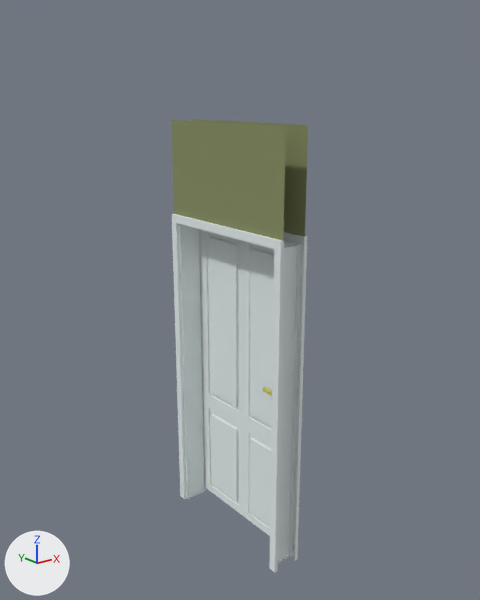
Renders of the Blender file Assets/Models/House/mod_Wand_mit_Tuer.blend from each side of a commit.
Both versions are drawn from a camera (50 mm lens) standing at (-2.3, -2.44, 2.72) and looking at (0.05, 0.51, 1.54). Lighting does not change. The marker at lower left points along +X, +Y and +Z.

Script lines for the objects in view, before the commit:
```python
me_fensterrahmen_003 = bpy.data.meshes.new('Fensterrahmen.003')
me_fensterrahmen_003.from_pydata(...)  # 68 vertices, 41 faces; spans x -0.09..0.11, y 0.0..2.56, z -1.0..0.0
me_fensterrahmen_003.polygons.foreach_set('use_smooth', [True] * 41)
# faces by material slot: [2, 29, 10]
me_fensterrahmen_003.materials.append(mat_material_005)  # green #8b9269
me_fensterrahmen_003.materials.append(mat_material_004)  # white #e4eeee
me_fensterrahmen_003.materials.append(mat_material_003)  # yellow #c7c158
# before: 4 (-0.07, 2.56, 0.0) at pixel (285, 126), 5 (-0.07, 2.56, -1.0) at pixel (171, 119), 6 (0.08, 2.56, -1.0) at pixel (192, 118), 7 (0.08, 2.56, 0.0) at pixel (308, 125)
me_fensterrahmen_004 = bpy.data.meshes.new('Fensterrahmen.004')
me_fensterrahmen_004.from_pydata(...)  # 418 vertices, 350 faces; spans x -0.03..0.03, y -1.02..0.9, z -0.01..0.94
me_fensterrahmen_004.polygons.foreach_set('use_smooth', [True] * 350)
# faces by material slot: [160, 190]
me_fensterrahmen_004.materials.append(mat_material_004)  # white #e4eeee
me_fensterrahmen_004.materials.append(mat_material_003)  # yellow #c7c158
ob_tuer = bpy.data.objects.new('Tuer', me_fensterrahmen_004)
ob_tuer.parent = ob_wand_mit_tuerrahmen
ob_tuer.matrix_parent_inverse = Matrix(((1.0, 0.0, 0.0, 0.0), (0.0, 0.0, 1.0, 0.0), (0.0, -1.0, 0.0, 0.0), (0.0, 0.0, 0.0, 1.0)))
ob_tuer.location = (0.1, 0.981, 1.048)
ob_tuer.rotation_euler = (1.571, 0.0, 0.0)  # degrees (90, 0, 0)
ob_wand_mit_tuerrahmen = bpy.data.objects.new('Wand_mit_Tuerrahmen', me_fensterrahmen_003)
ob_wand_mit_tuerrahmen.parent = ob_tuer_mit_wand
ob_wand_mit_tuerrahmen.matrix_parent_inverse = Matrix(((1.0, 0.0, 0.0, 0.0), (0.0, 0.0, 1.0, 0.0), (0.0, -1.0, 0.0, 0.0), (0.0, 0.0, 0.0, 1.0)))
ob_wand_mit_tuerrahmen.location = (0.0, 0.0, 0.0)
ob_wand_mit_tuerrahmen.rotation_euler = (1.571, 0.0, 0.0)  # degrees (90, 0, 0)
```
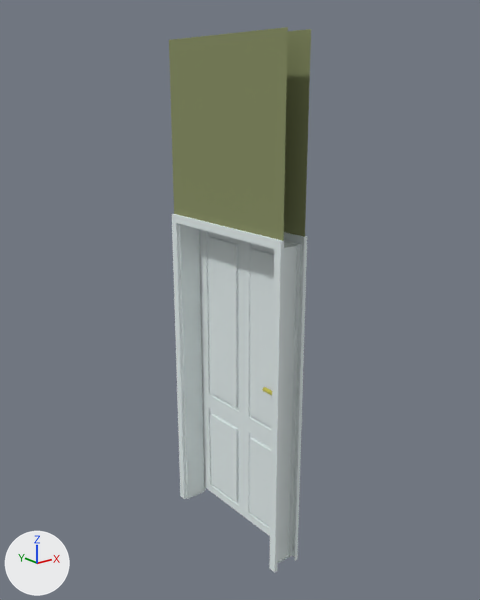
Boxes (x1, y1, x2, y2) around the edits, measured in the pictures (480 x 600 px; the box of a moved part takes in the faces that stretch with it):
'Wand_mit_Tuerrahmen', reshaped (20% taller)
    before: (171, 119, 308, 573)
    after: (169, 27, 311, 573)
part 1 of me_fensterrahmen_003, moved or reshaped
    before: (171, 119, 308, 241)
    after: (169, 27, 311, 241)

Patch to the scene script:
```diff
--- a/Assets/Models/House/mod_Wand_mit_Tuer.blend.py
+++ b/Assets/Models/House/mod_Wand_mit_Tuer.blend.py
@@ me_fensterrahmen_003 @@
 me_fensterrahmen_003.from_pydata(...)  # 68 vertices, 41 faces; spans x -0.09..0.11, y 0.0..2.56, z -1.0..0.0
 # used by ob_wand_mit_tuerrahmen; parent = ob_tuer_mit_wand; location = (0.0, 0.0, 0.0); rotation_euler = (1.571, 0.0, 0.0), in degrees (90, 0, 0)
+# me_fensterrahmen_003 part 1
+for i in [*range(4, 8)]: me_fensterrahmen_003.vertices[i].co += Vector((0.0, 0.44, 0.0))
 me_fensterrahmen_003.materials.append(mat_material_005)
```
